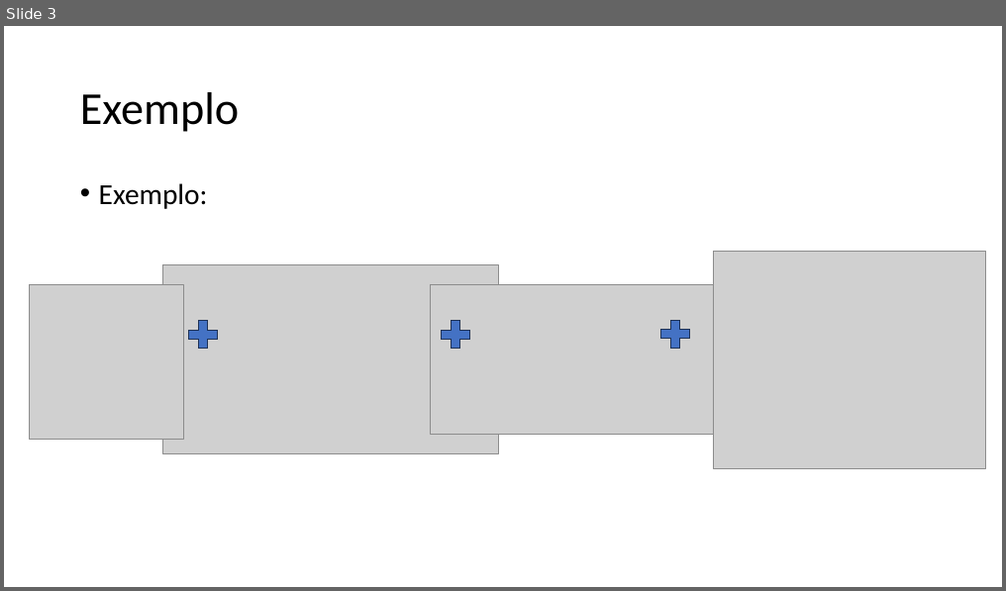
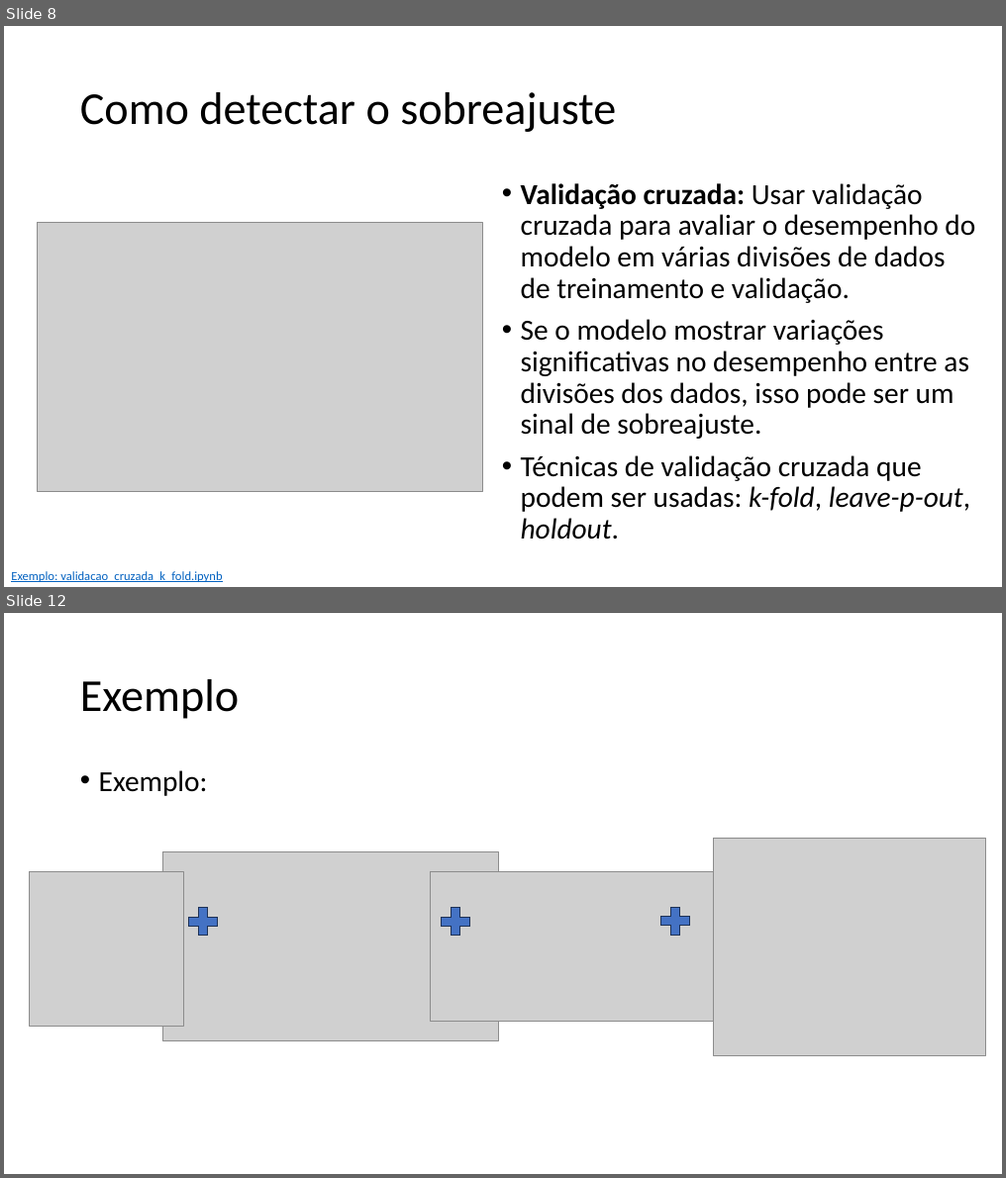
Before and after one commit to zz4fap/tp557-iot-ml, a slide deck: slides/TP557_13.pptx. Shown one above the other, each under a label of ours: slide 3 before the commit, slides 8 and 12 after it; the slides between them are not shown. The pictures are 1006x591 and 1006x1178 pixels, drawn with LibreOffice and Linux fonts; fonts in the diff are those of the drawing; grey boxes stand for pictures. Boxes give left, top, right and bottom in pixels: in the first picture for what was removed or moved away, otherwise in the second. Text is boxed around its words. In the diff, an @@ line names an element or a change of style, - is before the commit and + after.

```diff
--- a/slides/TP557_13.pptx
+++ b/slides/TP557_13.pptx
@@ slide 8 added at <box>4,26,1002,587</box>, background #FFFFFF @@
@@ title added at <box>80,92,616,132</box>, 44 pt, text #000000 @@
+Como detectar o sobreajuste
@@ text added at <box>521,183,975,540</box>, 28 pt, text #000000 @@
+• Validação cruzada: Usar validação cruzada para avaliar o desempenho do modelo em várias divisões de dados de treinamento e validação.
+• Se o modelo mostrar variações significativas no desempenho entre as divisões dos dados, isso pode ser um sinal de sobreajuste.
+• Técnicas de validação cruzada que podem ser usadas: k-fold, leave-p-out, holdout.
@@ picture added at <box>37,222,482,492</box> @@
@@ text added at <box>11,571,222,582</box>, 12 pt, text #0563C1, underline @@
+Exemplo: validacao_cruzada_k_fold.ipynb
@@ what was slide 3 is now slide 12 @@
```
Also in this commit, not shown: 3 slides changed, 8 other slides added, 3 other files.
